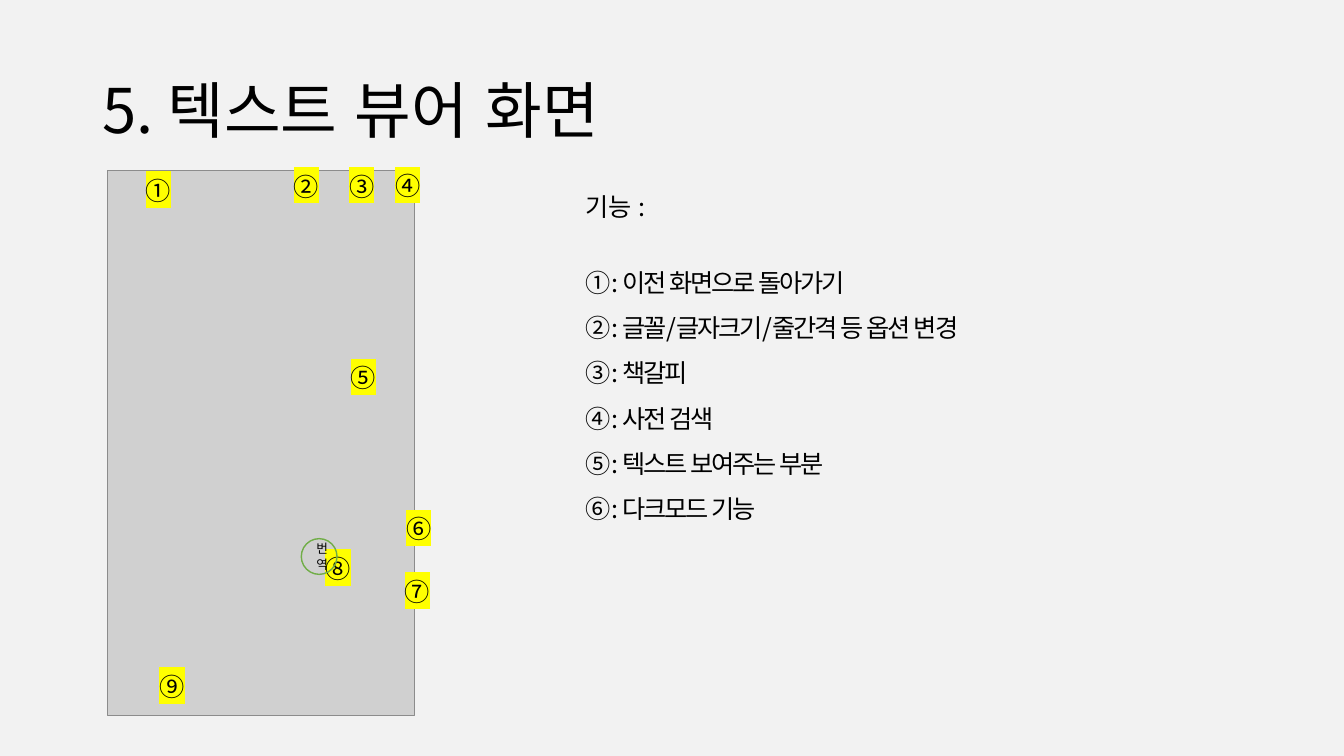
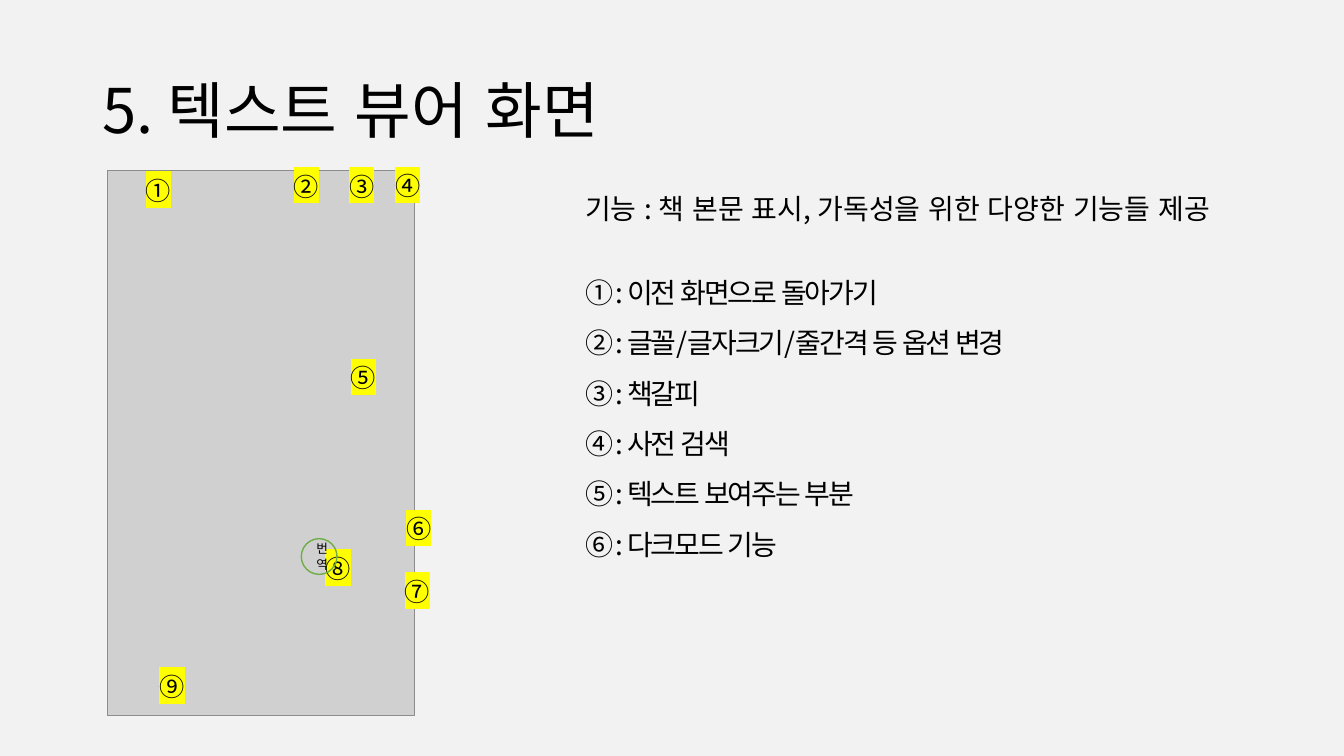
Before and after one commit to 888pocket/social-readbook-app, a slide deck: slide 10 of 보고서/사용자인터페이스(나) 제안발표ppt_3code.pptx (slide 9 before the commit). Drawn at 1344x756 pixels with LibreOffice and Linux fonts; fonts in the diff are those of the drawing; grey boxes stand for pictures. Boxes give left, top, right and bottom in pixels: in the first picture for what was removed or moved away, otherwise in the second. Text is boxed around its words. In the diff, an @@ line names an element or a change of style, - is before the commit and + after.

```diff
--- a/보고서/사용자인터페이스(나) 제안발표ppt_3code.pptx
+++ b/보고서/사용자인터페이스(나) 제안발표ppt_3code.pptx
@@ text at <box>585,195,1210,224</box>: text changed; size 18 to 20 pt @@
-기능 :
+기능 : 책 본문 표시, 가독성을 위한 다양한 기능들 제공
@@ text at <box>585,279,1004,558</box>: size 18 to 20 pt in "① : 이전 화면으로 돌아가기", "② : 글꼴/글자크기/줄간격 등 옵션 변경", "③ : 책갈피", "④ : 사전 검색" and 2 more places @@
```
Also in this commit, not shown: 6 other slides changed, 9 slides added, 2 slides removed.
